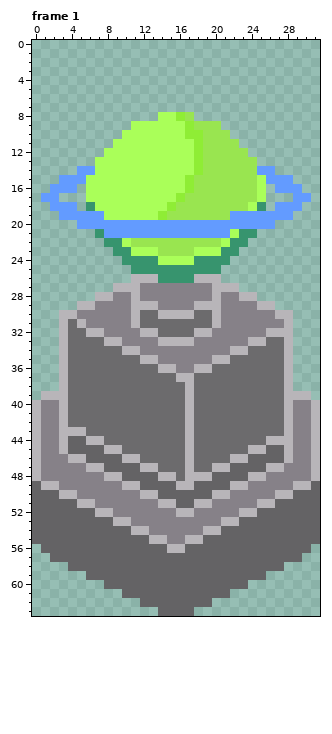
Pixel-art file, stored at Assets/Sprite/turret 1.aseprite. That is the earlier state.
32x64 pixels, 12 frames. Colours within 5 levels of each other are drawn and written as one. Shown: frame 1. The commit also changed other frames, which this record leaves out.
And afterwards:
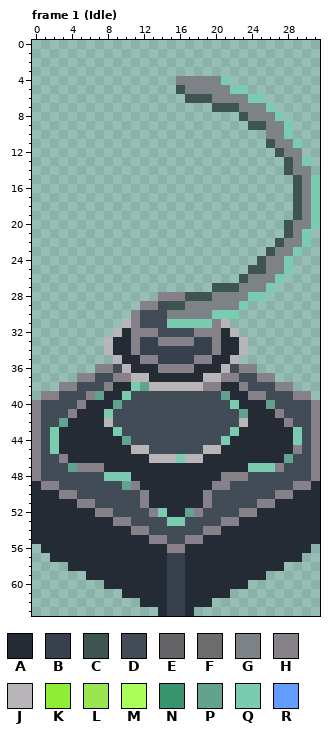
Palette (. is transparent): A #242b34  B #37414d  C #3e5451  D #424c56  E #646365  F #6c6b6d  G #7d8287  H #868188  J #b8b5b9  K #8fed35  L #99e550  M #aaff59  N #37946e  P #62a38f  Q #7accb1  R #639bff
Difference:
layer "Holder" added
layer "Gun" removed
layer "EnergyBall" removed
layer "Circle1" removed
Changed rows in their new state; - is an unchanged pixel.
Frame 1 (Idle):
first column x 0:
 4 ----------------GGGGGQ----------
 5 ----------------CGGGGGQQ--------
 6 -----------------CCCGGGGQQ------
 7 --------------------CCCGGGQ-----
 8 --------------....-----CGGGQ----
 9 -----------..........---CCGGQ---
10 ----------............----GGQ---
11 ---------..............---CGGQ--
12 --------................---CGG--
13 -------..................---CGQ-
14 -----......................-CGG-
15 ---..........................CGQ
16 --...-....................-..CGQ
17 -..---....................---CGQ
18 --...-....................-..CGQ
19 ---..........................CGQ
20 -----......................-CGGQ
21 -------..................---CGQ-
22 --------................---CGGQ-
23 ---------..............---CGGQ--
24 ----------............---CGGQ---
25 -----------..........---CCGGQ---
26 -----------..........--CGGGQ----
27 ---------...........CCCGGGQ-----
28 -------.......---CCCGGGGQQ------
29 -----.......HHDCCGGGGGGQ...-----
30 ---........HDDDGGGGGQQQ......---
31 ---.......JHDDDQQQQQHJ.......---
32 ---......JA-HHDDDDHH-AJ......---
33 ---.....-AA-BBHHHHBB-AAJ.....---
34 ---.....JAAHBBBBBBBB-AA-.....---
35 ---......JAAHHBBBB--AAJ......---
36 ---....HHDJAAAHH--AAAJDHH....---
37 ---..HHDDHHJJAAAAAAJJHHDDHH..---
38 ---HHDDDHAAQPJJJJ-JHHAAHDDDHH---
39 -HHDDDHPAAQDDDDDDDDDDPAAHHDDDHH-
40 HDDDDHAAAPDDDDDDDDDDDDQAAAPDDDDH
41 HDDDHAAAQDDDDDDDDDDDDDDPAAAHDDDH
42 HDDPAAAAJDDDDDDDDDDDDDDJAAAAHDDH
43 HDQAAAAAAQDDDDDDDDDDDDQAAAAAAQDH
44 HDQAAAAAAAPDDDDDDDDDDQAAAAAAAQDH
45 HDQAAAAAAAAJJDDDDDDJJAAAAAAAA-DH
46 HDD-AAAAAAAAAJJJQ-JAAAAAAAAAPDDH
47 HDDDP-HHAAAAAAAAAAAAAAAAQQQHDDDH
48 HDDDDDDDQQQAAAAAAAAAAHHHDDDDDDDH
49 AHHDDDDDDDPHAAAAAAAAHHDDDDDDDHHA
50 AAAHHDDDDDDDHAAAAAAHDDDDDDDHHAAA
51 AAAAAHHDDDDD-AAAAAAHDDDDDHHAAAAA
52 AAAAAAAHHDDDD-QAAP-DDDDHHAAAAAAA
53 AAAAAAAAAHHDDDDQQDDDDHHAAAAAAAAA
54 AAAAAAAAAAAHHDDDDDDHHAAAAAAAAAAA
55 AAAAAAAAAAAAAHHDDHHAAAAAAAAAAAAA
56 -AAAAAAAAAAAAAAHHAAAAAAAAAAAAAA-
57 --AAAAAAAAAAAAABBAAAAAAAAAAAAA--
58 ----AAAAAAAAAAABBAAAAAAAAAAA----
59 ------AAAAAAAAABBAAAAAAAAA------
60 --------AAAAAAABBAAAAAAA--------
61 ----------AAAAABBAAAAA----------
62 ------------AAABBAAA------------
63 --------------ABBA--------------
